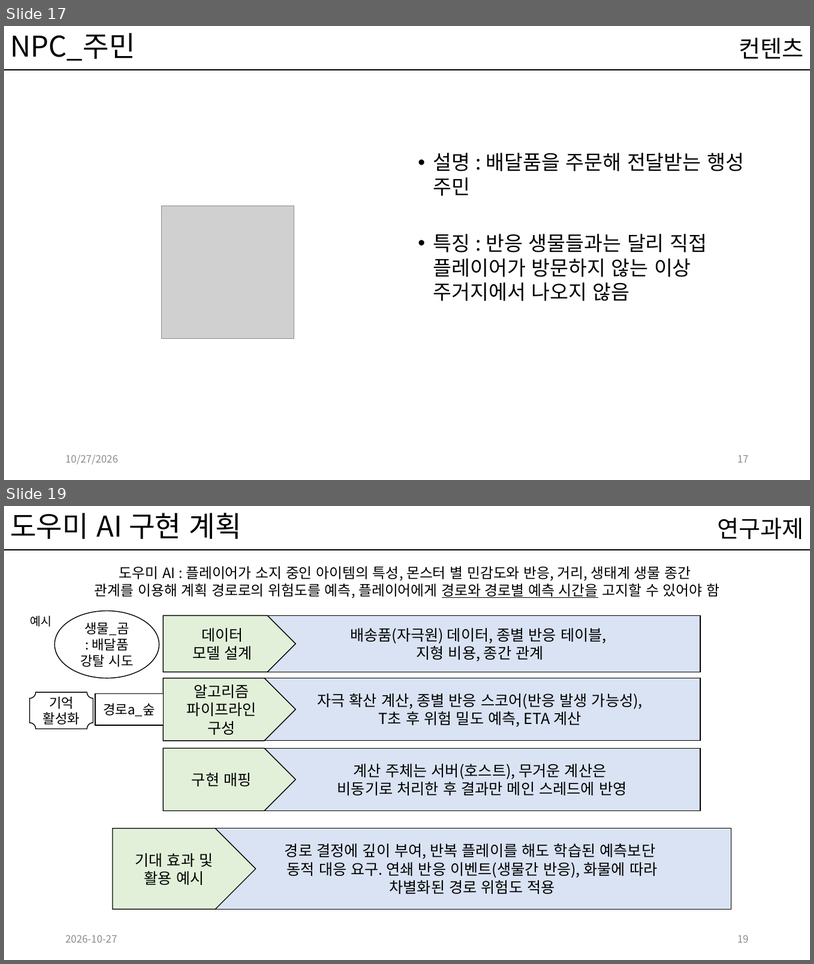
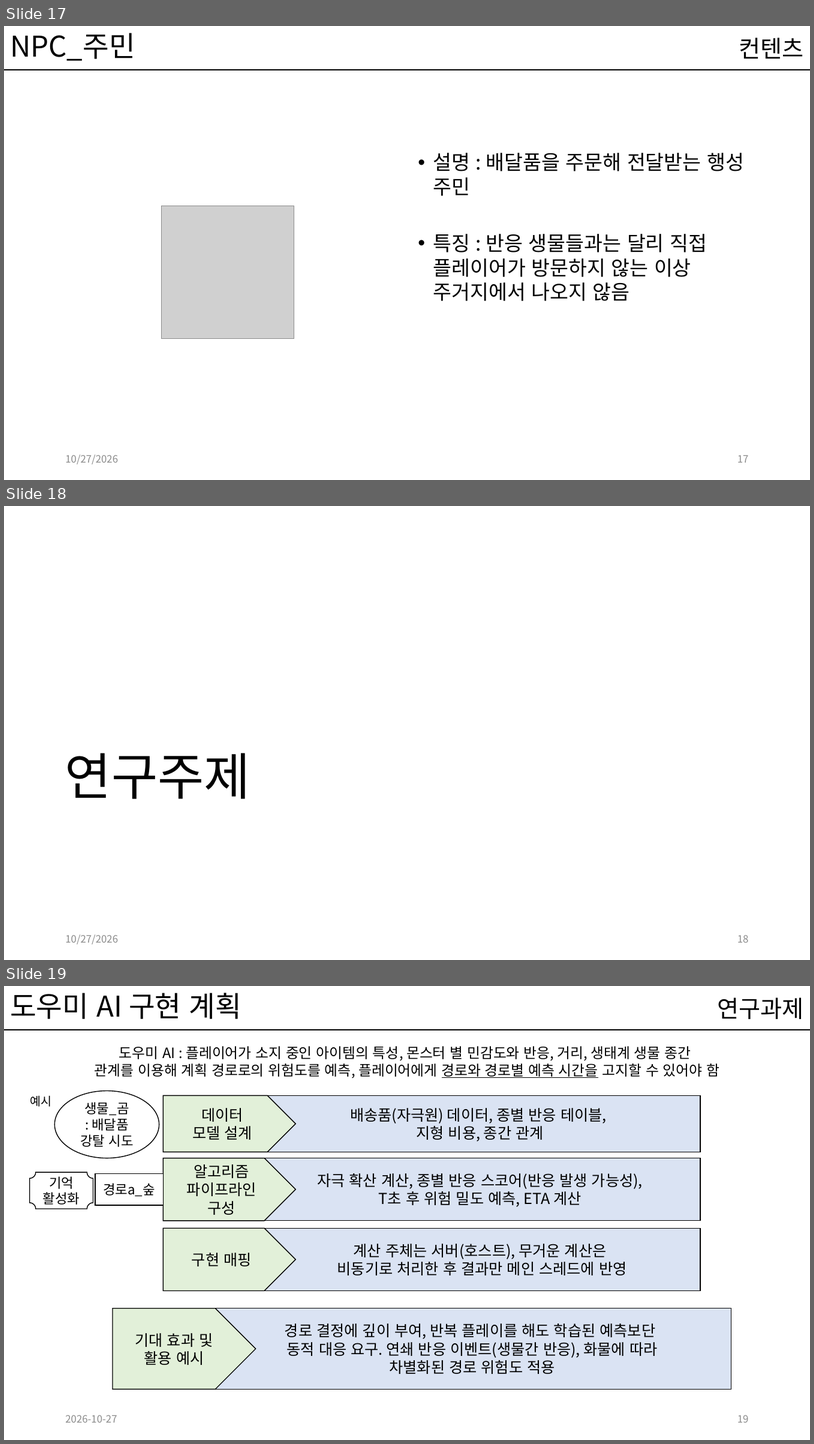
Before and after one commit to kwakyerin/2026_Graduation_Project, a slide deck: documents/HyunahKwon/design/designing/for_teammates/배트와 달트_기획.pptx. Shown one above the other, each under a label of ours: slides 17 and 19 before the commit, slides 17, 18 and 19 after it; the slides between them are not shown. The pictures are 814x964 and 814x1444 pixels, drawn with LibreOffice and Linux fonts; fonts in the diff are those of the drawing; grey boxes stand for pictures. Boxes give left, top, right and bottom in pixels: in the first picture for what was removed or moved away, otherwise in the second. Text is boxed around its words. In the diff, an @@ line names an element or a change of style, - is before the commit and + after.

```diff
--- a/documents/HyunahKwon/design/designing/for_teammates/배트와 달트_기획.pptx
+++ b/documents/HyunahKwon/design/designing/for_teammates/배트와 달트_기획.pptx
@@ slide 18 added at box(4, 506, 810, 960), background #FFFFFF @@
@@ title added at box(65, 753, 251, 799), 60 pt, text #000000 @@
+연구주제
@@ text added at box(65, 934, 118, 944), 12 pt, text #8C8C8C @@
+10/27/2026
@@ page number added at box(738, 934, 749, 942), 12 pt, text #8C8C8C @@
+18
```
Also in this commit, not shown: 5 slides changed, 11 other slides added.
